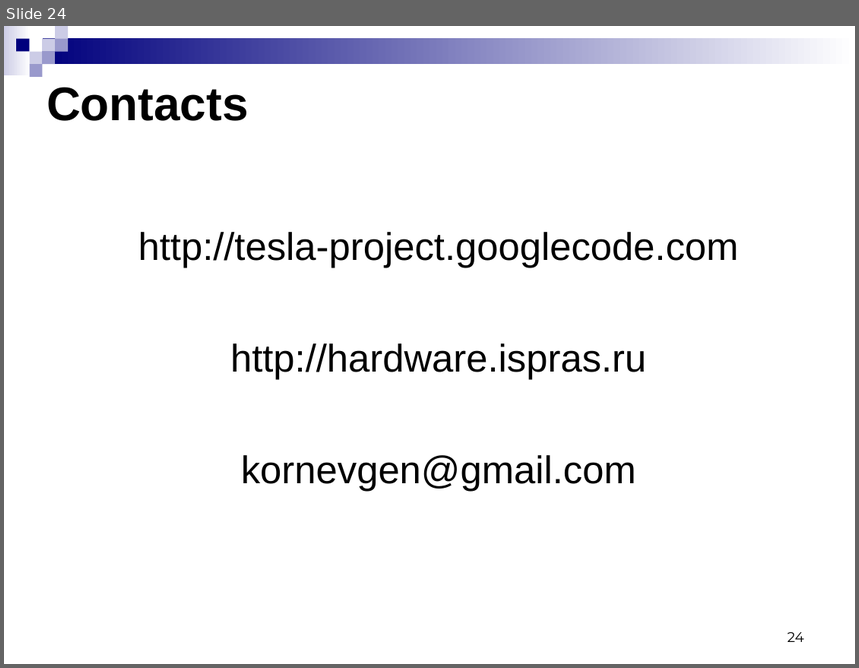
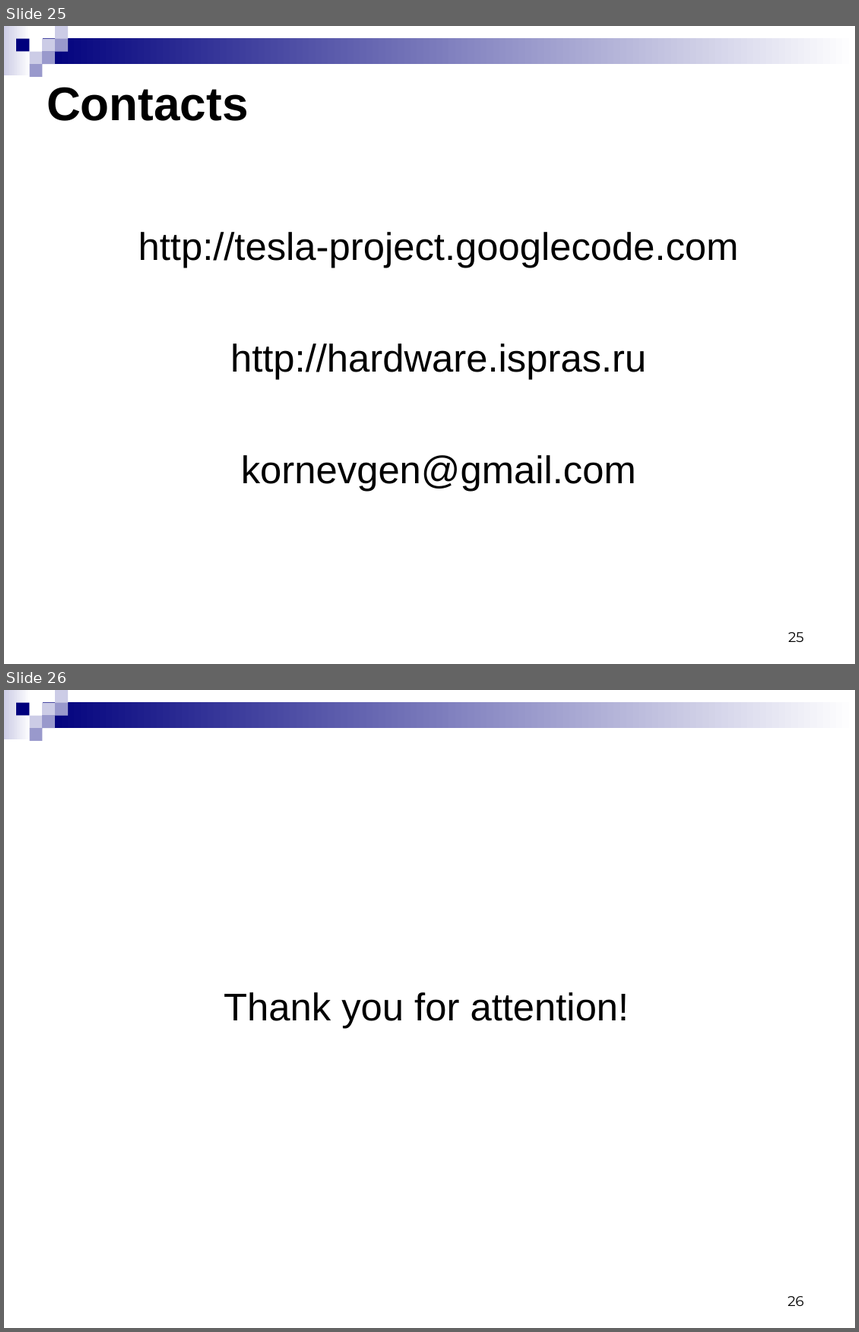
Before and after one commit to kornevgen/tesla-project, a slide deck: papers/unpublished/SummerSchool09/sumsch09-3.ppt. Shown one above the other, each under a label of ours: slide 24 before the commit, slides 25 and 26 after it. The pictures are 859x668 and 859x1332 pixels, drawn with LibreOffice and Linux fonts; fonts in the diff are those of the drawing. Boxes give left, top, right and bottom in pixels: in the first picture for what was removed or moved away, otherwise in the second. Text is boxed around its words. In the diff, an @@ line names an element or a change of style, - is before the commit and + after.

```diff
--- a/papers/unpublished/SummerSchool09/sumsch09-3.ppt
+++ b/papers/unpublished/SummerSchool09/sumsch09-3.ppt
@@ slide 26 added at bbox=[4, 690, 855, 1328], background #FFFFFF; not listed: 9 template elements that a slide beside it also shows @@
@@ text added at bbox=[224, 992, 629, 1029], 36 pt, text #000000 @@
+Thank you for attention!
@@ page number added at bbox=[788, 1296, 804, 1306], 13 pt, text #000000 @@
+26
@@ what was slide 24 is now slide 25 @@
@@ page number at bbox=[788, 632, 804, 642]: text changed @@
-24
+25
```
Also in this commit, not shown: 9 slides changed, 1 other slide added.
